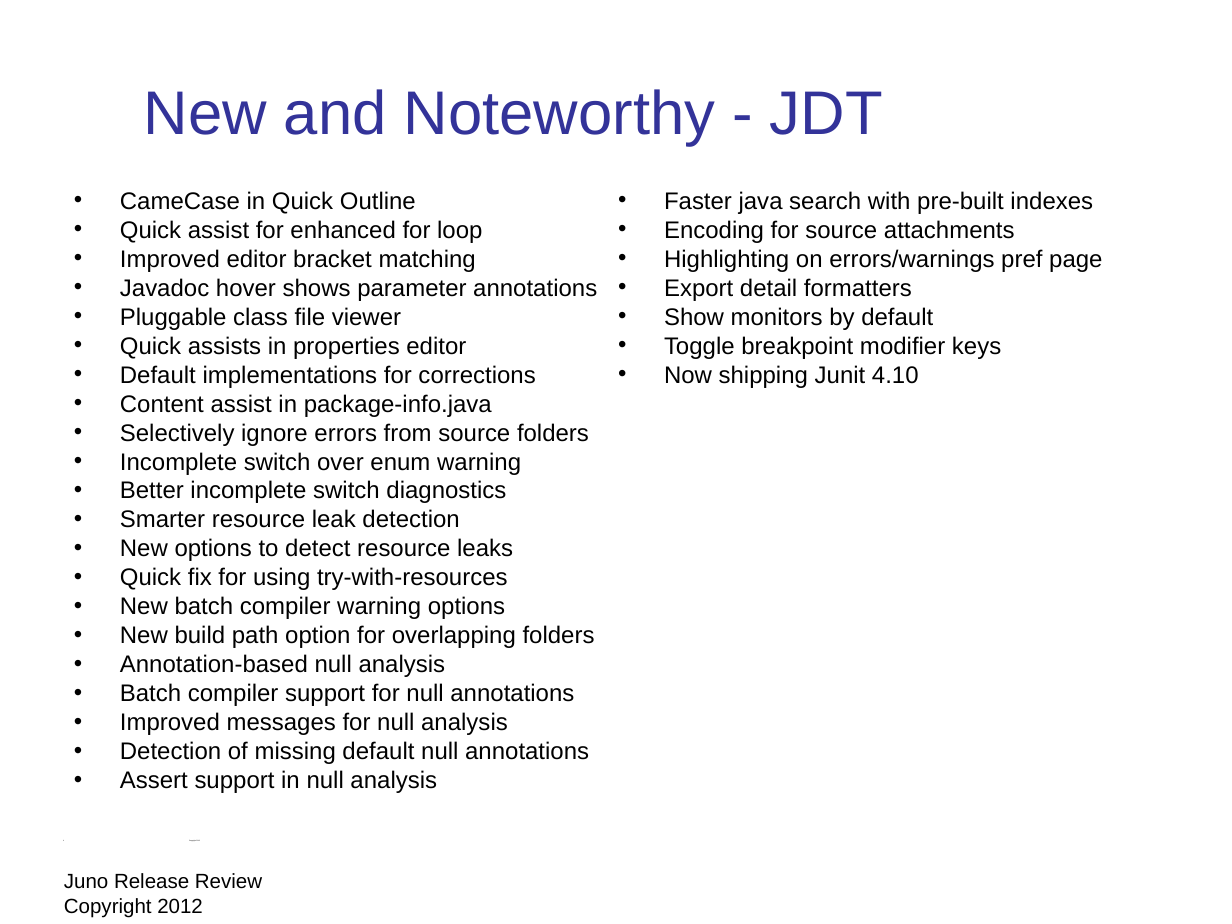
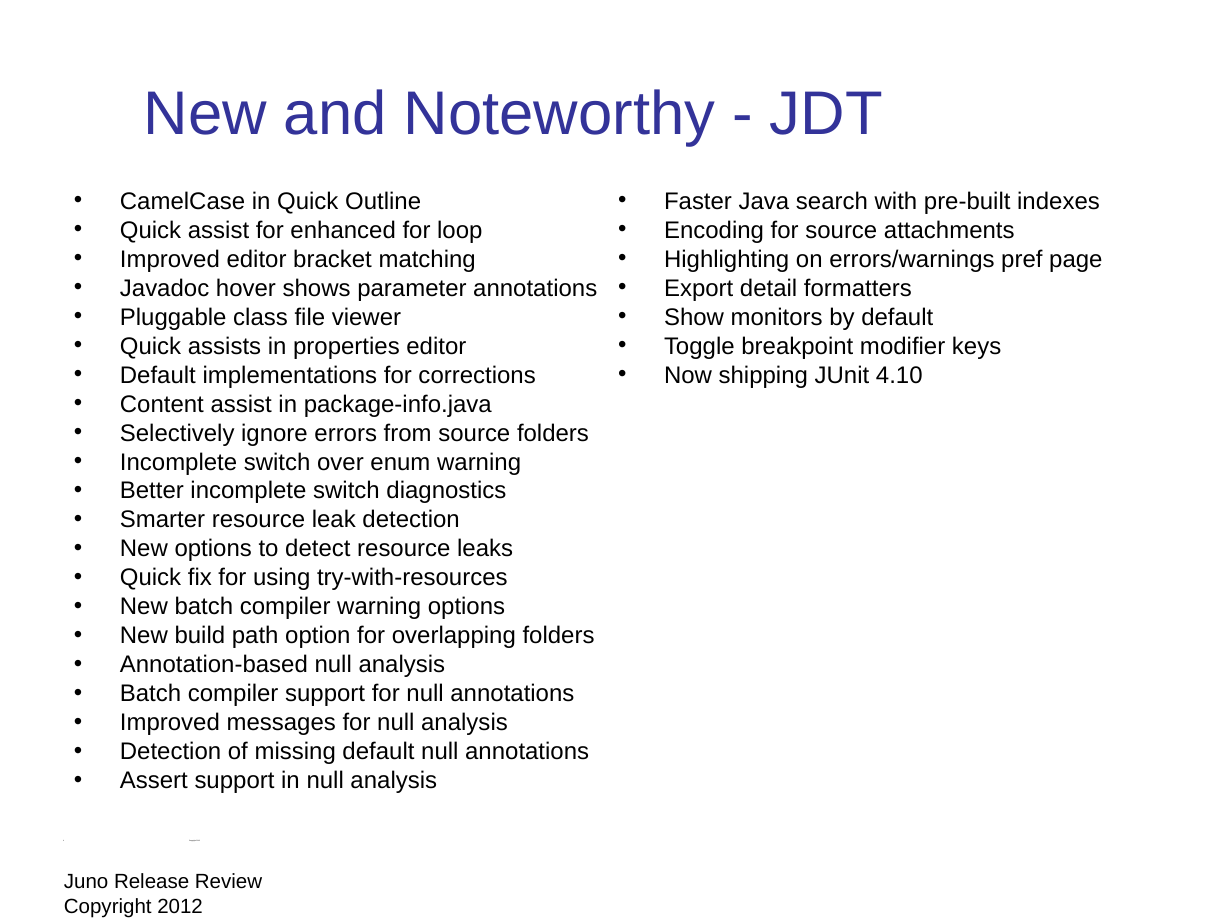
Before and after one commit to eclipse-platform/www.eclipse.org-eclipse-news, a slide deck: slide 6 of presentation/Juno-release-review/eclipse-juno-release-review.odp. Drawn at 1232x924 pixels with LibreOffice and Linux fonts; fonts in the diff are those of the drawing; background and template pictures are left out. Boxes give left, top, right and bottom in pixels: in the first picture for what was removed or moved away, otherwise in the second. Text is boxed around its words. In the diff, an @@ line names an element or a change of style, - is before the commit and + after.

```diff
--- a/presentation/Juno-release-review/eclipse-juno-release-review.odp
+++ b/presentation/Juno-release-review/eclipse-juno-release-review.odp
@@ text at (x1=120, y1=191, x2=421, y2=214): text changed @@
-• CameCase in Quick Outline
+• CamelCase in Quick Outline
@@ text at (x1=664, y1=191, x2=1100, y2=214): text changed @@
-• Faster java search with pre-built indexes
+• Faster Java search with pre-built indexes
@@ text at (x1=664, y1=365, x2=923, y2=388): text changed @@
-• Now shipping Junit 4.10
+• Now shipping JUnit 4.10
```
Also in this commit, not shown: 13 other slides changed, 1 other file.
